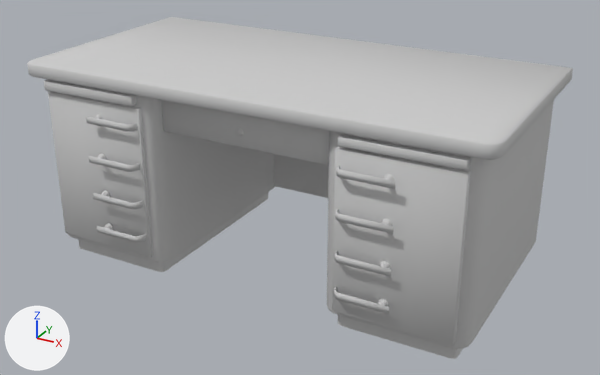
An edit to the FBX model 家具/Desk1.fbx, drawn before and after from the same camera.
Before and after are seen from a camera (50 mm lens) standing at (142.7, -256.3, 156.9) and looking at (4.0, -4.1, 30.8). The axes (+X, +Y, +Z) are drawn at lower left. The lights are the same throughout.

The older version as bpy lines, for what is in view:
```python
me_mesh = bpy.data.meshes.new('Mesh')
me_mesh.from_pydata(...)  # 898 vertices, 743 faces; spans x -88.0..89.0, y -48.0..43.0, z 0.0..77.0
me_mesh.materials.append(mat_table)  # light grey #cacaca
ob_sm_desk_01a = bpy.data.objects.new('SM_desk_01a', me_mesh)
ob_sm_desk_01a.location = (0.0, 0.0, 0.0)
```
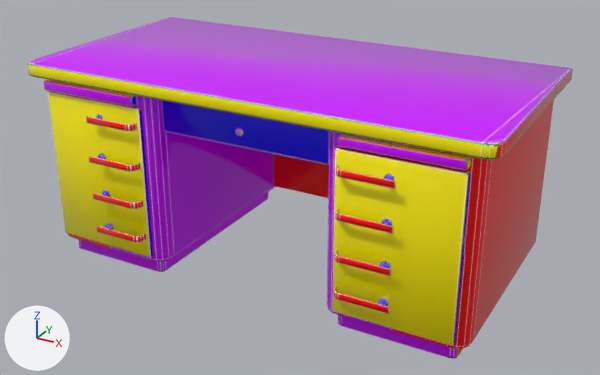
Boxes [x1, y1, x2, y2] around the edits, measured in the pictures (600 x 375 px):
'SM_desk_01a', recoloured: [27, 17, 573, 359] in both

What the commit changed:
Picture 'Desk.dds' (img_desk_dds) is new.
Material 'Material #27' (mat_material__27) is new.
Its texture is img_desk_dds (with its transparency).
Its roughness is 0.0.
me_mesh has 898 vertices, 743 faces and spans x -88.0..89.0, y -48.0..43.0, z 0.0..77.0.
me_mesh no longer uses material mat_table (light grey #cacaca).
me_mesh now uses material mat_material__27 (picture img_desk_dds).
